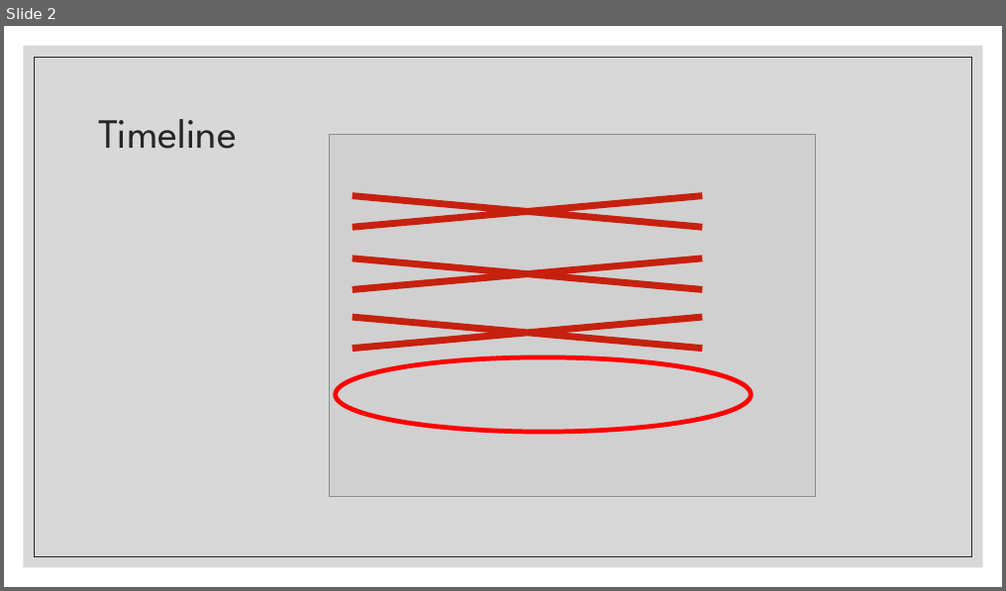
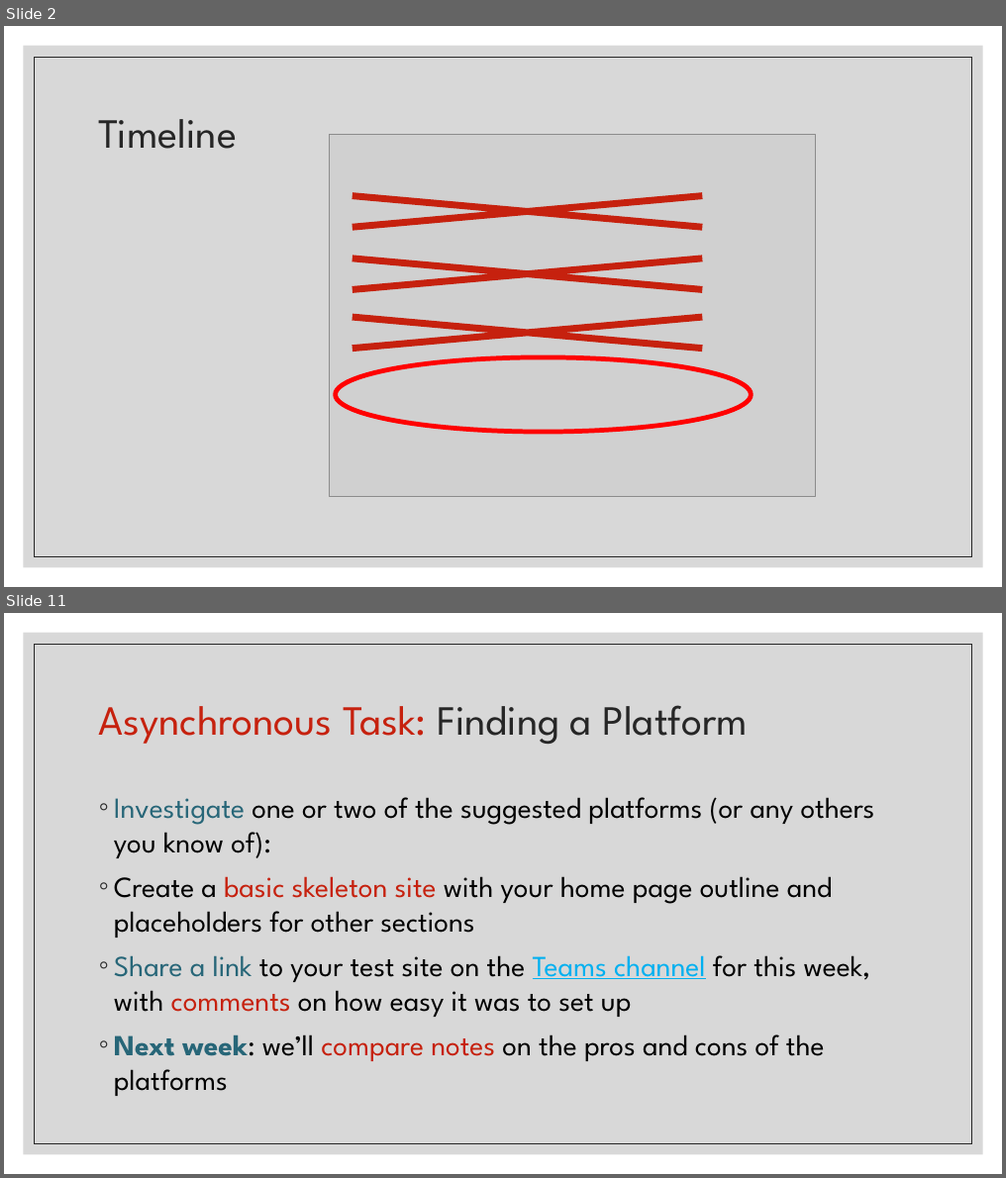
Before and after one commit to Falmouth-Games-Academy/COMP2x0-workshop-slides, a slide deck: COMP2x0-portfolio-workshop-07.pptx. Shown one above the other, each under a label of ours: slide 2 before the commit, slides 2 and 11 after it; the slides between them are not shown. The pictures are 1006x591 and 1006x1178 pixels, drawn with LibreOffice and Linux fonts; fonts in the diff are those of the drawing; grey boxes stand for pictures. Boxes give left, top, right and bottom in pixels: in the first picture for what was removed or moved away, otherwise in the second. Text is boxed around its words. In the diff, an @@ line names an element or a change of style, - is before the commit and + after.

Commit message:
Week 7 slides

```diff
--- a/COMP2x0-portfolio-workshop-07.pptx
+++ b/COMP2x0-portfolio-workshop-07.pptx
@@ slide 11 added at (4,613,1002,1174), background #FFFFFF; not listed: 2 template elements that a slide beside it also shows @@
@@ title added at (99,705,747,744), 40 pt, text #C6210E @@
+Asynchronous Task: Finding a Platform
@@ text added at (114,797,875,1096), 28 pt, text #000000 @@
+◦ Investigate one or two of the suggested platforms (or any others you know of):
+◦ Create a basic skeleton site with your home page outline and placeholders for other sections
+◦ Share a link to your test site on the Teams channel for this week, with comments on how easy it was to set up
+◦ Next week: we’ll compare notes on the pros and cons of the platforms
```
Also in this commit, not shown: 1 slide changed, 8 other slides added, 9 slides removed, 1 other file.
